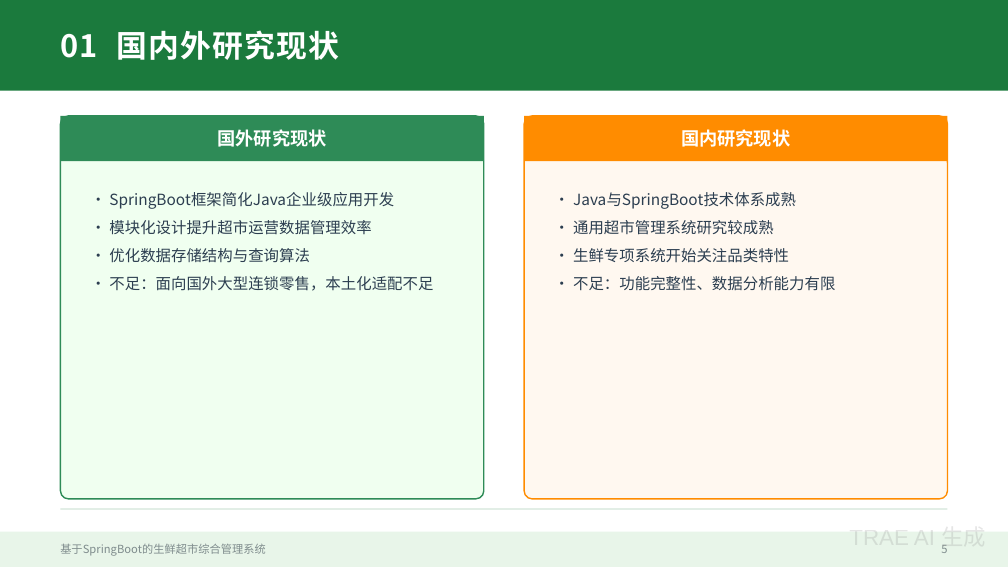
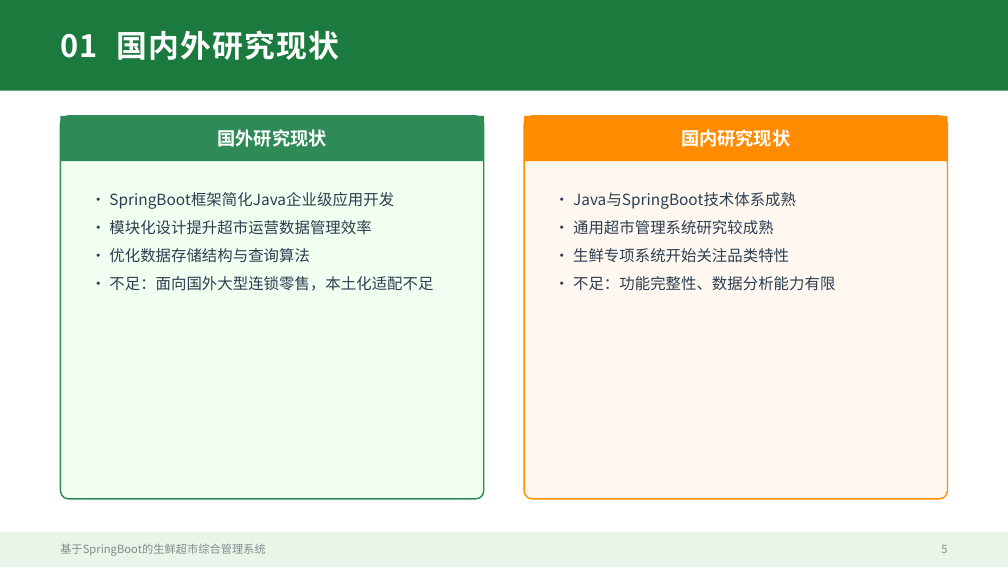
Before and after one commit to lvolk555/Trea--warehouse-, a slide deck: slide 5 of 生鲜超市综合管理系统_毕业答辩PPT.pptx. Drawn at 1008x567 pixels with LibreOffice and Linux fonts; fonts in the diff are those of the drawing. Boxes give left, top, right and bottom in pixels: in the first picture for what was removed or moved away, otherwise in the second. Text is boxed around its words. In the diff, an @@ line names an element or a change of style, - is before the commit and + after.

```diff
--- a/生鲜超市综合管理系统_毕业答辩PPT.pptx
+++ b/生鲜超市综合管理系统_毕业答辩PPT.pptx
@@ rounded rectangle removed at [60, 509, 948, 509] @@
@@ text removed at [849, 525, 986, 551] @@
-TRAE AI 生成
```
Also in this commit, not shown: 23 other slides changed.
